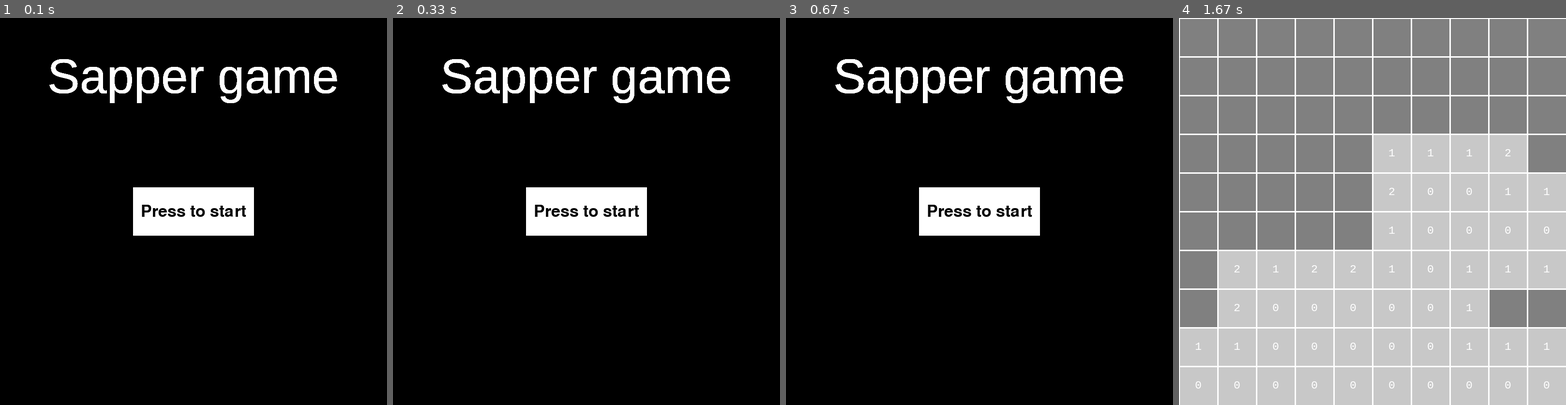
Above: before the commit, frames 1-4 (left to right).
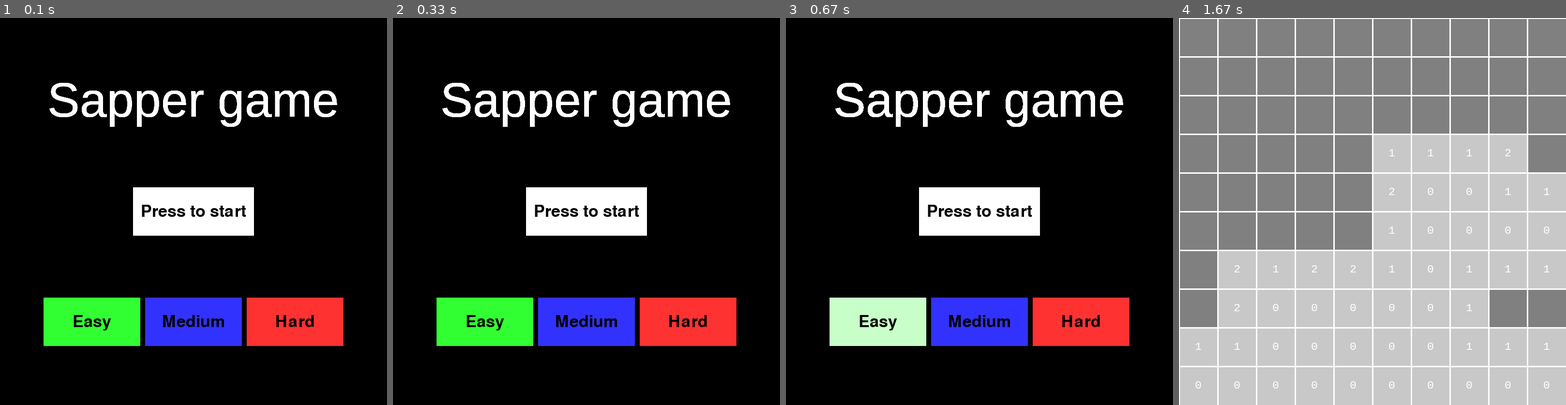
Above: after the commit, the same moments.

Repository: Ismaxis/Pygame-Sapper
Game: pygame game, started from main.py
Same seed, same stepped clock (60 frames per second), same inputs: the game is played once before the commit and once after it.
Inputs (mouse positions are in pixels of both pictures, inside the frame that each line leads up to):
- Up to frame 1 (0.1 s): no input
- Up to frame 2 (0.33 s): no input
- Up to frame 3 (0.67 s): click (878, 319) at 0.38 s, where only the run after the commit has a clickable "Easy"
- Up to frame 4 (1.67 s): click "Press to start" at 0.72 s; click (1418, 246) at 1.05 s; right-click (1372, 257) at 1.38 s

The runs differ from the first frame. In frame 1, 13% of the frame differs, in the area x 11-89%, y 10-85%; in frame 2, 13%; in frame 3, 13%; in frame 4, nothing differs.

Commit message:
Difficult buttons done

Diff:
--- a/fill.py
+++ b/fill.py
@@ -1,8 +1,3 @@
-import variables
-
-GRID_SIZE = variables.GRID_SIZE
-
-
 def fill(field, cur_cage):
     cur_cage.update(True, False)
 
@@ -11,7 +6,7 @@
 
     for i in range(-1, 2):
         for j in range(-1, 2):
-            if 0 <= x + i < GRID_SIZE and 0 <= y + j < GRID_SIZE and (i != 0 or j != 0):
+            if 0 <= x + i < field.grid_size and 0 <= y + j < field.grid_size and (i != 0 or j != 0):
                 if not field.field[x + i][y + j].opened and not field.field[x + i][y + j].defused and field.field[x + i][y + j].hint == 0:
                     fill(field, field.field[x + i][y + j])
                 if not field.field[x + i][y + j].opened and not field.field[x + i][y + j].defused and field.field[x + i][y + j].hint != 0:
--- a/game.py
+++ b/game.py
@@ -1,4 +1,5 @@
 import pygame as pg
+import os
 import random
 import variables
 from fill import fill
@@ -7,27 +8,28 @@
 
 WIN = variables.WIN
 WIN_SIZE = variables.WIN_SIZE
-GRID_SIZE = variables.GRID_SIZE
-MINES_AMOUNT = variables.MINES_AMOUNT
-SIDE_SIZE = variables.SIDE_SIZE
 
 
 class Cage:
-    flag = variables.flag
     hint_font = pg.font.SysFont("consolas", 25)
 
     close_color = (128, 128, 128)
     open_color = (200, 200, 200)
     mine_color = (255, 50, 50)
 
-    def __init__(self, pos):
+    def __init__(self, pos, side_size):
         self.pos = pos
+        self.side_size = side_size
+
+        self.flag = pg.transform.scale(pg.image.load(os.path.join(
+            "images", "flag.png")), (self.side_size, self.side_size))
+
         self.is_mine = False
         self.hint = 0
         self.opened = False
         self.defused = False
-        self.rect = (SIDE_SIZE * self.pos[0],
-                     SIDE_SIZE * self.pos[1], SIDE_SIZE, SIDE_SIZE)
+        self.rect = (self.side_size * self.pos[0],
+                     self.side_size * self.pos[1], self.side_size, self.side_size)
         self.color = self.close_color
 
     def update(self, open, defuse):
@@ -42,26 +44,29 @@
 
 
 class Mine_field:
-    def __init__(self, mines_amount):
+    def __init__(self, mines_amount, grid_size, side_size):
         self.field = []  # array of
         self.defuse_amount = 0
+        self.mines_amount = mines_amount
+        self.grid_size = grid_size
+        self.side_size = side_size
 
         # generate grid
-        for i in range(GRID_SIZE):
+        for i in range(grid_size):
             self.field.append([])
-            for j in range(GRID_SIZE):
-                self.field[i].append(Cage((i, j)))
+            for j in range(grid_size):
+                self.field[i].append(Cage((i, j), self.side_size))
 
         # placing mines
         for _ in range(mines_amount):
             while True:
-                x = random.randint(0, GRID_SIZE - 1)
-                y = random.randint(0, GRID_SIZE - 1)
+                x = random.randint(0, grid_size - 1)
+                y = random.randint(0, grid_size - 1)
                 if self.field[x][y].is_mine == False:
                     self.field[x][y].is_mine = True
                     for i in range(-1, 2):
                         for j in range(-1, 2):
-                            if 0 <= x + i < GRID_SIZE and 0 <= y + j < GRID_SIZE and (i != 0 or j != 0):
+                            if 0 <= x + i < grid_size and 0 <= y + j < grid_size and (i != 0 or j != 0):
                                 self.field[x + i][y + j].hint += 1
                     break
                 else:
@@ -79,7 +84,7 @@
             if not self.field[x][y].defused:
                 self.defuse_amount += 1
 
-                if self.defuse_amount <= MINES_AMOUNT and not self.field[x][y].opened:
+                if self.defuse_amount <= self.mines_amount and not self.field[x][y].opened:
                     self.field[x][y].update(False, True)
                 else:
                     self.defuse_amount -= 1
@@ -91,10 +96,20 @@
 
 
 class Game:
-    def __init__(self, mines_amount):
-        self.mine_field = Mine_field(mines_amount)
+    def __init__(self, difficult):
+        mines_amount = difficult * 10
+
+        if difficult == 1:
+            self.grid_size = 10
+        else:
+            self.grid_size = 20
+        self.side_size = int(WIN_SIZE[1]/self.grid_size)
+
+        self.mine_field = Mine_field(
+            mines_amount, self.grid_size, self.side_size)
+        self.victory_label = None
+
         self.result = 0
-        self.victory_label = None
 
     def update(self, x, y, button):
         self.mine_field.update(x, y, button)
--- a/main.py
+++ b/main.py
@@ -7,25 +7,24 @@
 
 WIN = variables.WIN
 WIN_SIZE = variables.WIN_SIZE
-GRID_SIZE = variables.GRID_SIZE
-MINES_AMOUNT = variables.MINES_AMOUNT
-SIDE_SIZE = variables.SIDE_SIZE
 
 
-def is_start_button_active(button_pos, button_size, mouse_pos):
-    if button_pos[0] - button_size[0]/2 <= mouse_pos[0] <= button_pos[0] + button_size[0]/2\
-            and button_pos[1] - button_size[1]/2 <= mouse_pos[1] <= button_pos[1] + button_size[1]/2:
-        return 1
-    else:
-        return 0
+def check_buttons(buttons, mouse_pos):
+    for button in buttons:
+        if button.pos[0] - button.size[0]/2 <= mouse_pos[0] <= button.pos[0] + button.size[0]/2\
+                and button.pos[1] - button.size[1]/2 <= mouse_pos[1] <= button.pos[1] + button.size[1]/2:
+            return button
+
+    return -1
 
 
 start_menu = menu.Start_menu()
 menu_view = view.Menu_view()
 
-# Start menu loop
+# Start menu
 start = False
 mouse_pressed = False
+difficut = -1
 while not start:
     for event in pg.event.get():
         if event.type == pg.QUIT:
@@ -34,11 +33,22 @@
         elif event.type == pg.MOUSEBUTTONDOWN:
             mouse_pressed = True
 
-    start_menu.change_status(start_menu.start_button,
-                             is_start_button_active(start_menu.button_pos, start_menu.button_size, pg.mouse.get_pos()))
+    buttons = start_menu.buttons()
+    active_button = check_buttons(buttons, pg.mouse.get_pos())
 
-    if bool(start_menu.start_button.status) and mouse_pressed:
+    if active_button == -1:
+        for button in buttons:
+            start_menu.change_status(button, False)
+    else:
+        start_menu.change_status(active_button, True)
+
+    if buttons[0].status and mouse_pressed and difficut != -1:
         start = True
+
+    for i, button in enumerate(buttons[1:]):
+        if button.status and mouse_pressed:
+            start_menu.select(buttons[i + 1])
+            difficut = i + 1
 
     menu_view.update(start_menu)
     mouse_pressed = False
@@ -47,7 +57,7 @@
 del menu_view
 
 # Game
-sapper_game = game.Game(MINES_AMOUNT)
+sapper_game = game.Game(difficut)
 game_view = view.Field_view()
 while True:
     for event in pg.event.get():
@@ -58,14 +68,14 @@
         mouse_pos = pg.mouse.get_pos()
         if mouse_pos[0] < WIN_SIZE[1]:
             if event.type == pg.MOUSEBUTTONDOWN and event.button == 1:
-                x = int(mouse_pos[0]//SIDE_SIZE)
-                y = int(mouse_pos[1]//SIDE_SIZE)
+                x = int(mouse_pos[0]//sapper_game.side_size)
+                y = int(mouse_pos[1]//sapper_game.side_size)
 
                 sapper_game.update(x, y, event.button)
 
             elif event.type == pg.MOUSEBUTTONDOWN and event.button == 3:
-                x = int(mouse_pos[0]//SIDE_SIZE)
-                y = int(mouse_pos[1]//SIDE_SIZE)
+                x = int(mouse_pos[0]//sapper_game.side_size)
+                y = int(mouse_pos[1]//sapper_game.side_size)
 
                 sapper_game.update(x, y, event.button)
 
--- a/menu.py
+++ b/menu.py
@@ -7,20 +7,19 @@
 
 class Button:
     def __init__(self, pos, size, text, color):
+        self.pos = pos
         self.size = size
         self.font = pg.font.SysFont("comics", 50)
         self.label = self.font.render(text, True, (0, 0, 0))
         self.color = color
-        self.status = 0
+        self.status = False
+        self.selected = False
 
         self.rect = (pos[0] - self.size[0]/2, pos[1] - self.size[1]/2,
                      self.size[0], self.size[1])
 
         self.label_pos = (pos[0] - self.label.get_width()/2,
                           pos[1] - self.label.get_height()/2)
-
-    def change_status(self, status):
-        self.status = status
 
 
 class Banner:
@@ -29,7 +28,7 @@
         self.label = self.font.render(text, True, color)
 
         self.pos = (pos[0] - self.label.get_width()/2,
-                    pos[1]/7 + self.label.get_height()/2)
+                    pos[1] + self.label.get_height()/2)
 
 
 class Start_menu:
@@ -37,15 +36,41 @@
     banner_color = (255, 255, 255)
     banner_text = "Sapper game"
 
+    # Start button
     button_pos = (WIN_SIZE[0]/2, WIN_SIZE[1]/2)
     button_status = False
     button_size = (250, 100)
     button_text = "Press to start"
     button_color = ((255, 255, 255), (128, 128, 128))
 
+    # Difficult buttons
+    dif_size = (200, 100)
+    low_dif_color = ((50, 255, 50), (200, 255, 200))
+    med_dif_color = ((50, 50, 255), (200, 200, 255))
+    high_dif_color = ((255, 50, 50), (255, 200, 200))
+    gap = 10
+
+    low_dif_pos = (WIN_SIZE[0]/2 - dif_size[0] - gap, WIN_SIZE[1] * 11/14)
+    med_dif_pos = (WIN_SIZE[0]/2,  WIN_SIZE[1] * 11/14)
+    high_dif_pos = (WIN_SIZE[0]/2 + dif_size[0] + gap, WIN_SIZE[1] * 11/14)
+
+    # Components
     name_banner = Banner(banner_pos, banner_text, banner_color)
 
     start_button = Button(button_pos, button_size, button_text, button_color)
 
+    low_dif_button = Button(low_dif_pos, dif_size, "Easy", low_dif_color)
+    med_dif_button = Button(med_dif_pos, dif_size, "Medium", med_dif_color)
+    high_dif_button = Button(high_dif_pos, dif_size, "Hard", high_dif_color)
+
     def change_status(self, button, status):
-        button.change_status(status)
+        button.status = status
+
+    def select(self, cur_button):
+        for button in self.buttons():
+            button.selected = False
+        cur_button.selected = True
+
+    def buttons(self):
+        return (self.start_button, self.low_dif_button,
+                self.med_dif_button, self.high_dif_button)
--- a/variables.py
+++ b/variables.py
@@ -1,12 +1,5 @@
 import pygame as pg
-import os
+
 WIN_SIZE = (800, 800)
 WIN = pg.display.set_mode(WIN_SIZE)
 pg.display.set_caption("Sapper")
-
-
-GRID_SIZE = 10
-MINES_AMOUNT = 10
-SIDE_SIZE = int(WIN_SIZE[1] // GRID_SIZE)
-flag = pg.transform.scale(pg.image.load(os.path.join(
-    "images", "flag.png")), (SIDE_SIZE, SIDE_SIZE))
--- a/view.py
+++ b/view.py
@@ -4,14 +4,17 @@
 
 WIN = variables.WIN
 WIN_SIZE = variables.WIN_SIZE
-GRID_SIZE = variables.GRID_SIZE
-SIDE_SIZE = variables.SIDE_SIZE
 
 
 class Menu_view:
     def update(self, menu):
         self.draw_banner(menu.name_banner)
         self.draw_button(menu.start_button)
+
+        # Difficults buttons
+        self.draw_button(menu.low_dif_button)
+        self.draw_button(menu.med_dif_button)
+        self.draw_button(menu.high_dif_button)
 
         pg.display.update()
 
@@ -21,7 +24,10 @@
 
     @staticmethod
     def draw_button(button):
-        pg.draw.rect(WIN, button.color[button.status], button.rect)
+        if button.selected:
+            pg.draw.rect(WIN, button.color[1], button.rect)
+        else:
+            pg.draw.rect(WIN, button.color[button.status], button.rect)
         WIN.blit(button.label, button.label_pos)
 
 
@@ -33,11 +39,11 @@
                 self.draw_cage(cage)
 
         # draw lines
-        for i in range(GRID_SIZE):
+        for i in range(field.grid_size):
             pg.draw.line(WIN, (255, 255, 255),
-                         (0, i * SIDE_SIZE), (WIN_SIZE[1], i * SIDE_SIZE), 3)
+                         (0, i * field.side_size), (WIN_SIZE[1], i * field.side_size), 3)
             pg.draw.line(WIN, (255, 255, 255),
-                         (i * SIDE_SIZE, 0), (i * SIDE_SIZE, WIN_SIZE[1]), 3)
+                         (i * field.side_size, 0), (i * field.side_size, WIN_SIZE[1]), 3)
 
         pg.display.update()
 
@@ -65,4 +71,4 @@
             hint_label = cage.hint_font.render(
                 f'{cage.hint}', True, (255, 255, 255))
             WIN.blit(
-                hint_label, (cage.rect[0] + (SIDE_SIZE - hint_label.get_width())/2, cage.rect[1] + (SIDE_SIZE - hint_label.get_height())/2))
+                hint_label, (cage.rect[0] + (cage.side_size - hint_label.get_width())/2, cage.rect[1] + (cage.side_size - hint_label.get_height())/2))
